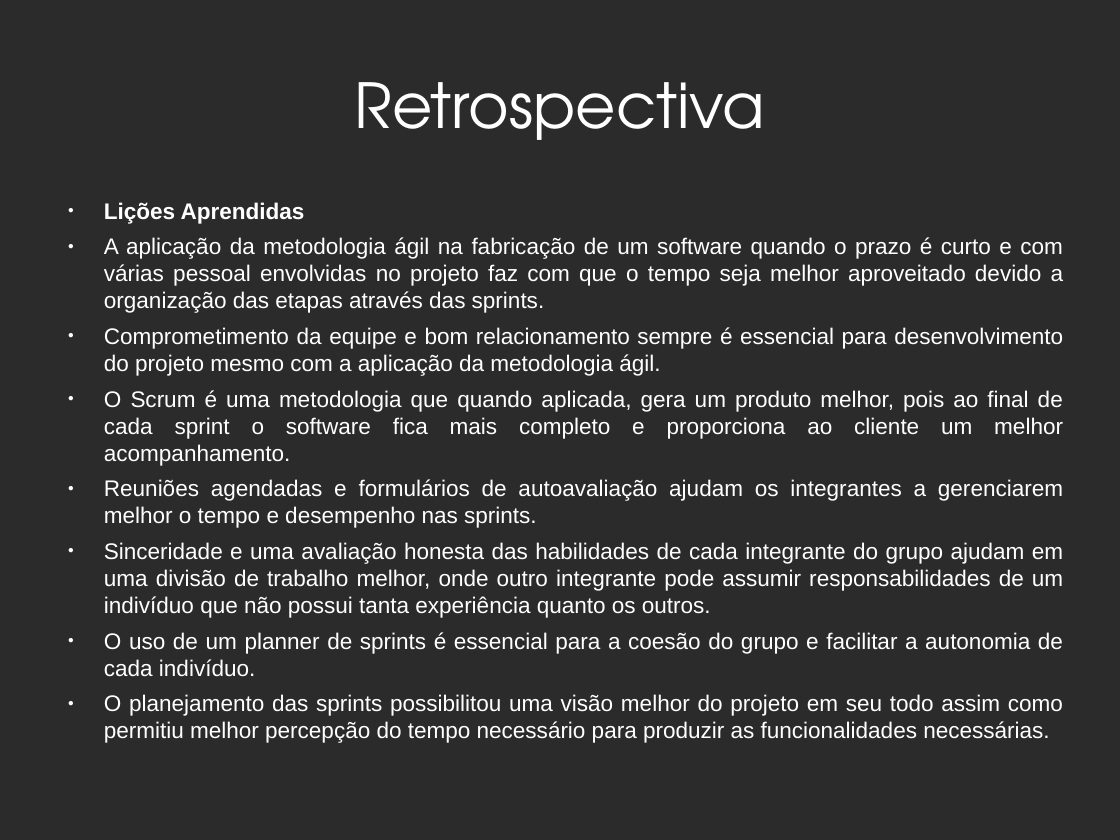
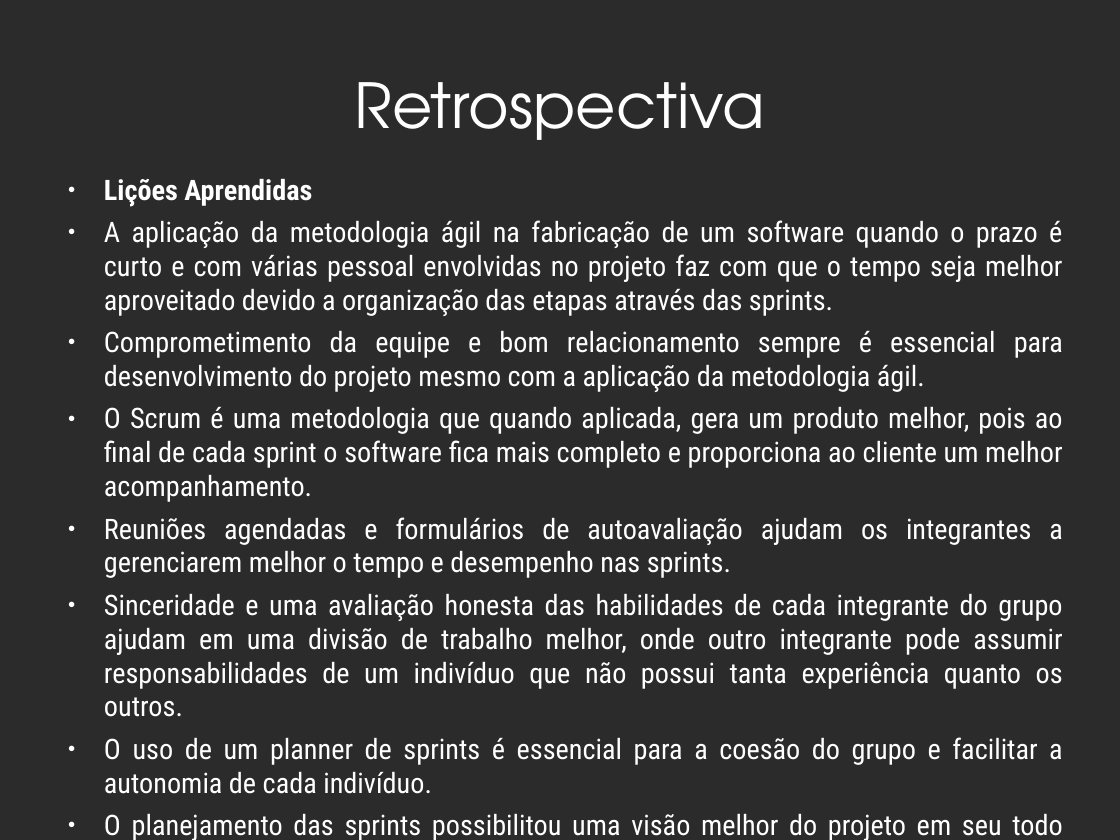
Before and after one commit to Fabrica-de-Software/Fabrica-de-Software, a slide deck: slide 22 of 35 - Academici Banca.pptx (slide 21 before the commit). Drawn at 1120x840 pixels with LibreOffice and Linux fonts; fonts in the diff are those of the drawing; background and template pictures are left out; a plain dark background stands for a picture behind light text. Boxes give left, top, right and bottom in pixels: in the first picture for what was removed or moved away, otherwise in the second. Text is boxed around its words. In the diff, an @@ line names an element or a change of style, - is before the commit and + after.

```diff
--- a/35 - Academici Banca.pptx
+++ b/35 - Academici Banca.pptx
@@ text "Lições Aprendidas": place and size @@
-text "Lições Aprendidas" at [104, 202, 1064, 743]
+text "Lições Aprendidas" at [104, 179, 1063, 840]
@@ text "Lições Aprendidas" at [104, 179, 1063, 840]: size 16 to 20 pt, font Arial to Roboto Condensed @@
```
Also in this commit, not shown: 3 other slides changed, 1 slide added.
